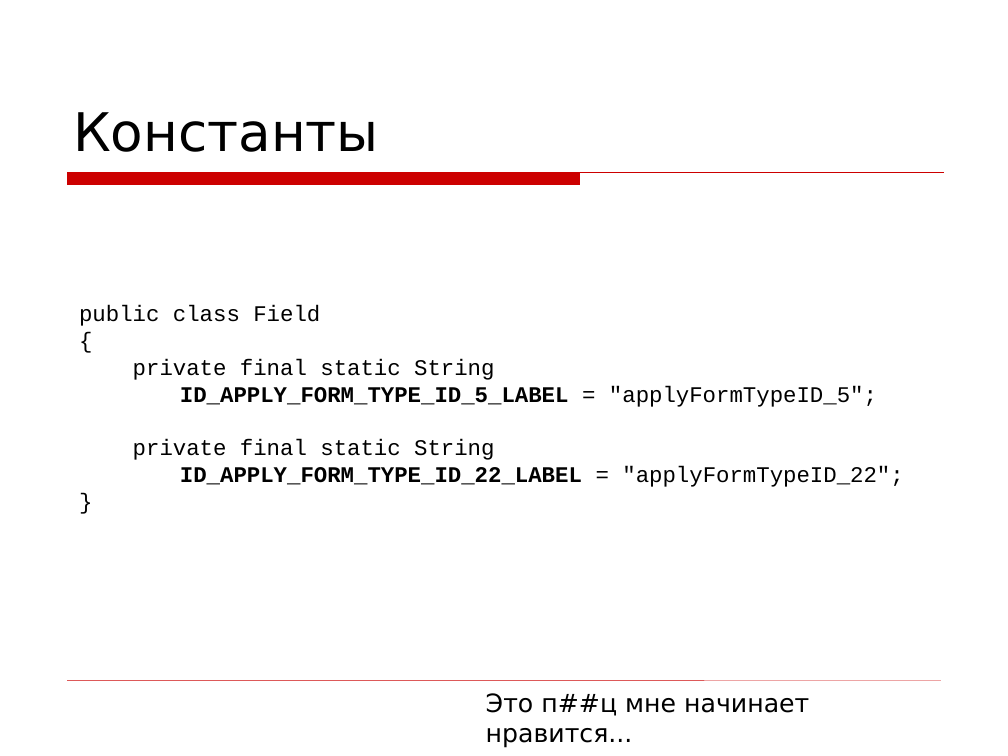
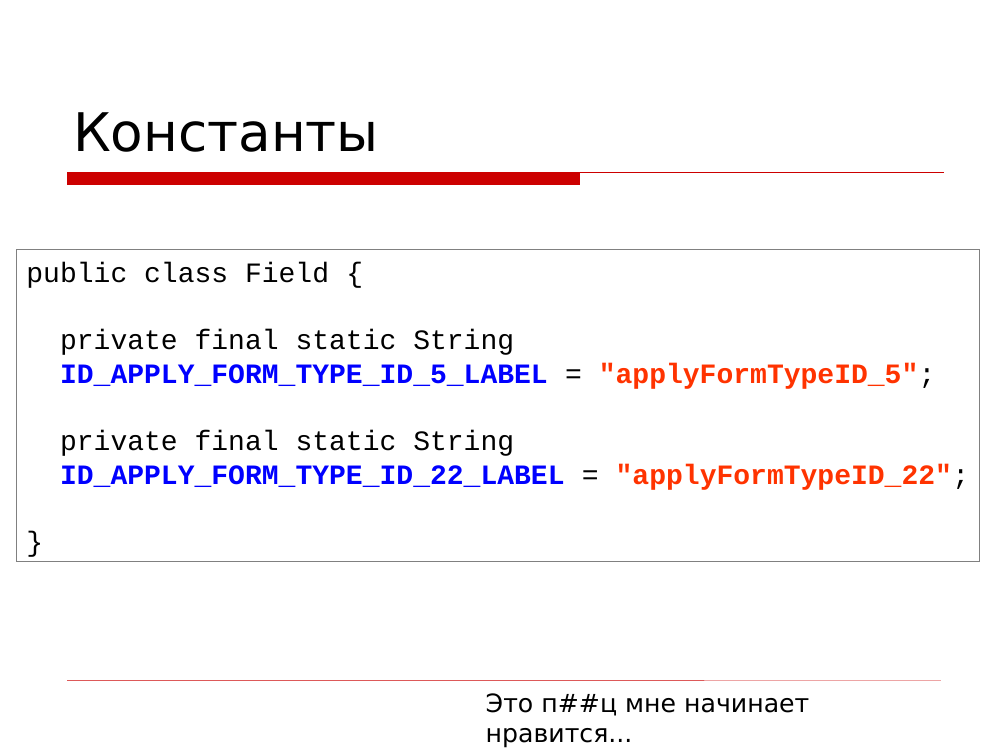
Before and after one commit to asolntsev/presentations, a slide deck: slide 30 of wtf-code/WTF_code.devclub.ru.ppt (slide 34 before the commit). Drawn at 1008x756 pixels with LibreOffice and Linux fonts; fonts in the diff are those of the drawing; background and template pictures are left out. Boxes give left, top, right and bottom in pixels: in the first picture for what was removed or moved away, otherwise in the second. Text is boxed around its words. In the diff, an @@ line names an element or a change of style, - is before the commit and + after.

```diff
--- a/wtf-code/WTF_code.devclub.ru.ppt
+++ b/wtf-code/WTF_code.devclub.ru.ppt
@@ rectangle "public class Field {": place and size @@
-rectangle "public class Field {" at <box>79,305,903,487</box>
+rectangle "public class Field {" at <box>16,249,979,561</box>
@@ rectangle "public class Field {" at <box>16,249,979,561</box>: fill none to #FFFFFF; outline none to #808080 0.74 pt @@
@@ text in rectangle at <box>26,262,329,288</box>: text changed; size 16 to 20 pt @@
-public class Field
-{
+public class Field {
@@ text in rectangle at <box>60,329,970,490</box>: size 16 to 20 pt in "private final static String", "ID_APPLY_FORM_TYPE_ID_5_LABEL = "applyFormTypeID_5";", "private final static String", "ID_APPLY_FORM_TYPE_ID_22_LABEL = "applyFormTypeID_22";" and 1 more places; text colour #000000 to #0000FF in "ID_APPLY_FORM_TYPE_ID_5_LABEL", "ID_APPLY_FORM_TYPE_ID_22_LABEL"; text colour #000000 to #FF3300, bold on in ""applyFormTypeID_5";", ""applyFormTypeID_22";" @@
```
Also in this commit, not shown: 20 other slides changed, 5 slides added, 11 slides removed.
